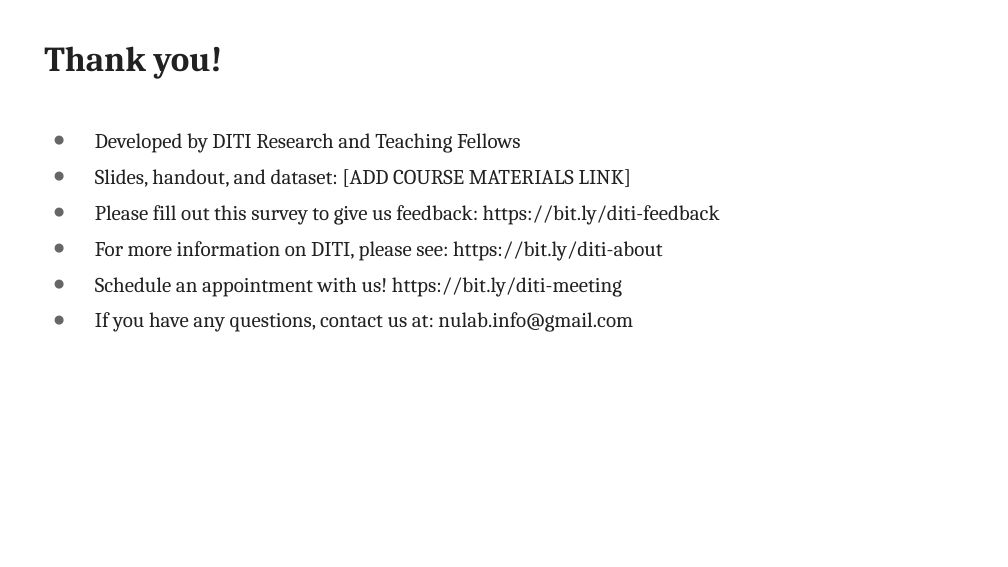
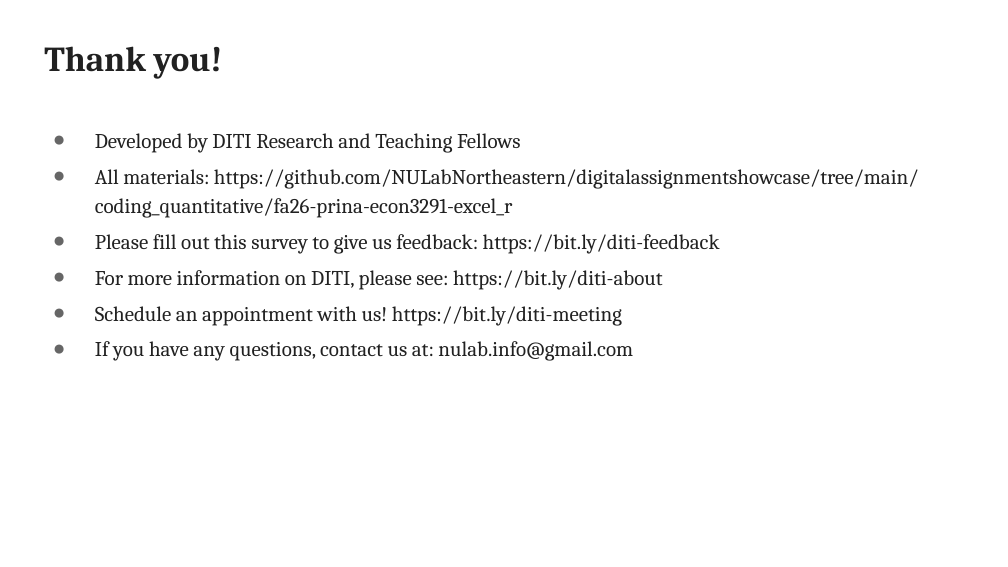
Before and after one commit to NULabNortheastern/digitalassignmentshowcase, a slide deck: slide 52 of coding_quantitative/fa26-prina-econ3291-excel_r/FA26-Prina-ECON3291-Excel-Walkthrough.pptx. Drawn at 1008x567 pixels with LibreOffice and Linux fonts; fonts in the diff are those of the drawing; background and template pictures are left out. Boxes give left, top, right and bottom in pixels: in the first picture for what was removed or moved away, otherwise in the second. Text is boxed around its words. In the diff, an @@ line names an element or a change of style, - is before the commit and + after.

Commit message:
Point closing slides at the showcase folder
Replaces the [ADD COURSE MATERIALS LINK] placeholder in all three decks
with the URL of this directory.

```diff
--- a/coding_quantitative/fa26-prina-econ3291-excel_r/FA26-Prina-ECON3291-Excel-Walkthrough.pptx
+++ b/coding_quantitative/fa26-prina-econ3291-excel_r/FA26-Prina-ECON3291-Excel-Walkthrough.pptx
@@ text at (95,169,919,218): text changed @@
-● Slides, handout, and dataset: [ADD COURSE MATERIALS LINK]
+● All materials: https://github.com/NULabNortheastern/digitalassignmentshowcase/tree/main/coding_quantitative/fa26-prina-econ3291-excel_r
```
Also in this commit, not shown: 2 other files.
